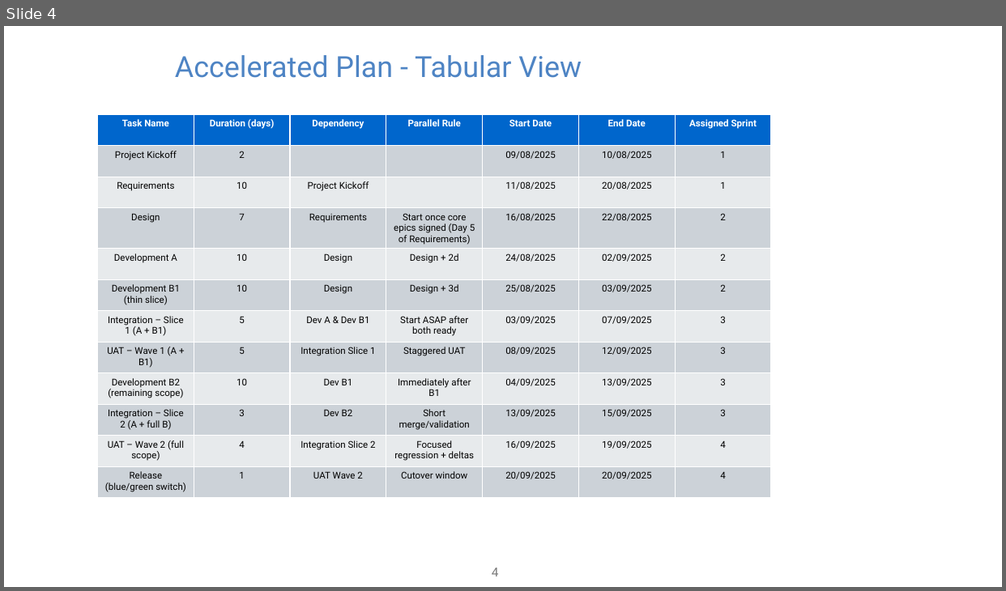
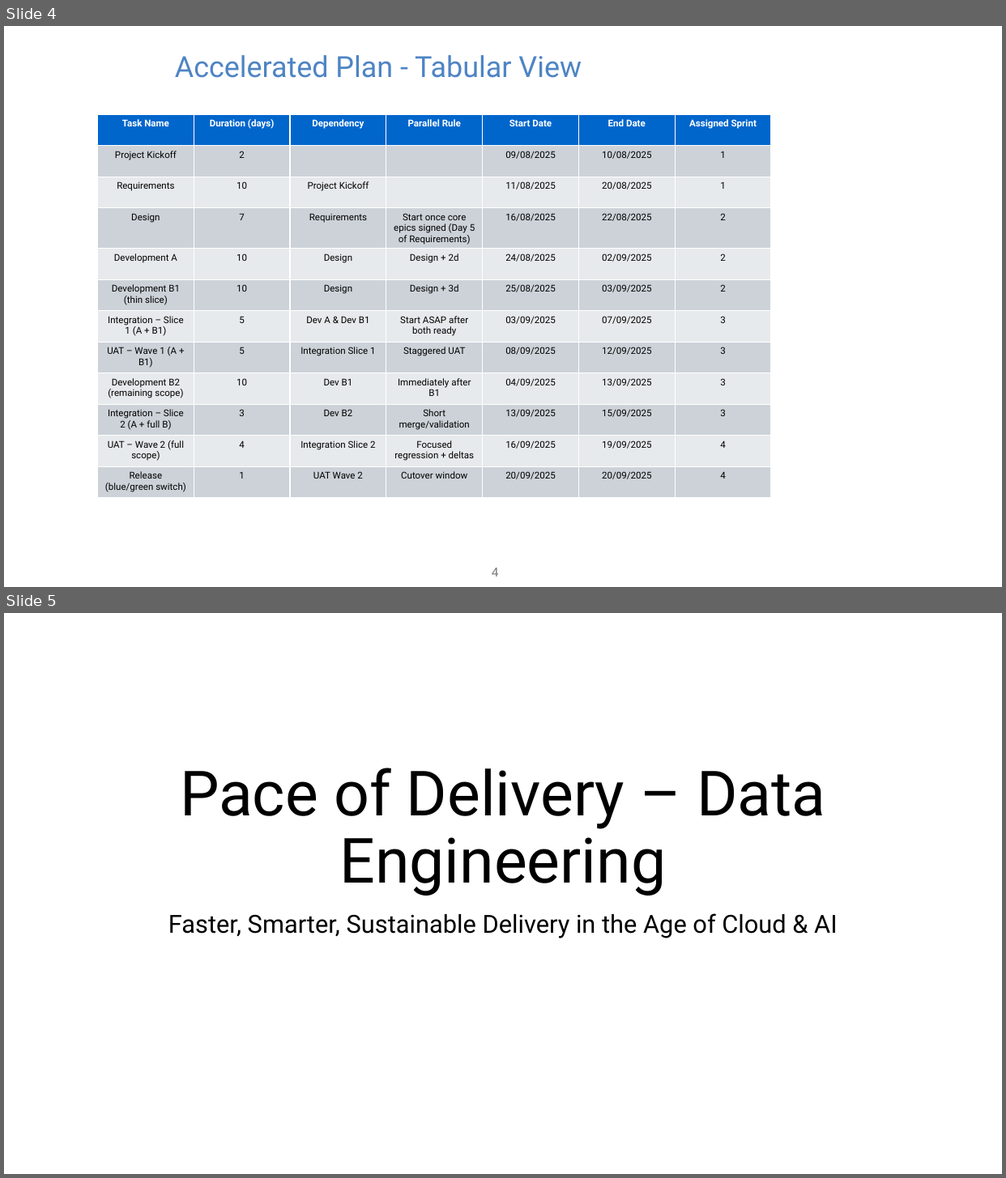
Before and after one commit to bishwanathsen11011987-cell/pace-of-delivery-data-engineering, a slide deck: Pace of Delivery.pptx. Shown one above the other, each under a label of ours: slide 4 before the commit, slides 4 and 5 after it. The pictures are 1006x591 and 1006x1178 pixels, drawn with LibreOffice and Linux fonts; fonts in the diff are those of the drawing. Boxes give left, top, right and bottom in pixels: in the first picture for what was removed or moved away, otherwise in the second. Text is boxed around its words. In the diff, an @@ line names an element or a change of style, - is before the commit and + after.

```diff
--- a/Pace of Delivery.pptx
+++ b/Pace of Delivery.pptx
@@ slide 5 added at (4, 613, 1002, 1174), background #FFFFFF @@
@@ title added at (180, 768, 825, 896), 60 pt, text #000000 @@
+Pace of Delivery – Data Engineering
@@ subtitle added at (168, 914, 837, 939), 24 pt, text #000000 @@
+Faster, Smarter, Sustainable Delivery in the Age of Cloud & AI
```
Also in this commit, not shown: 7 other slides added.
